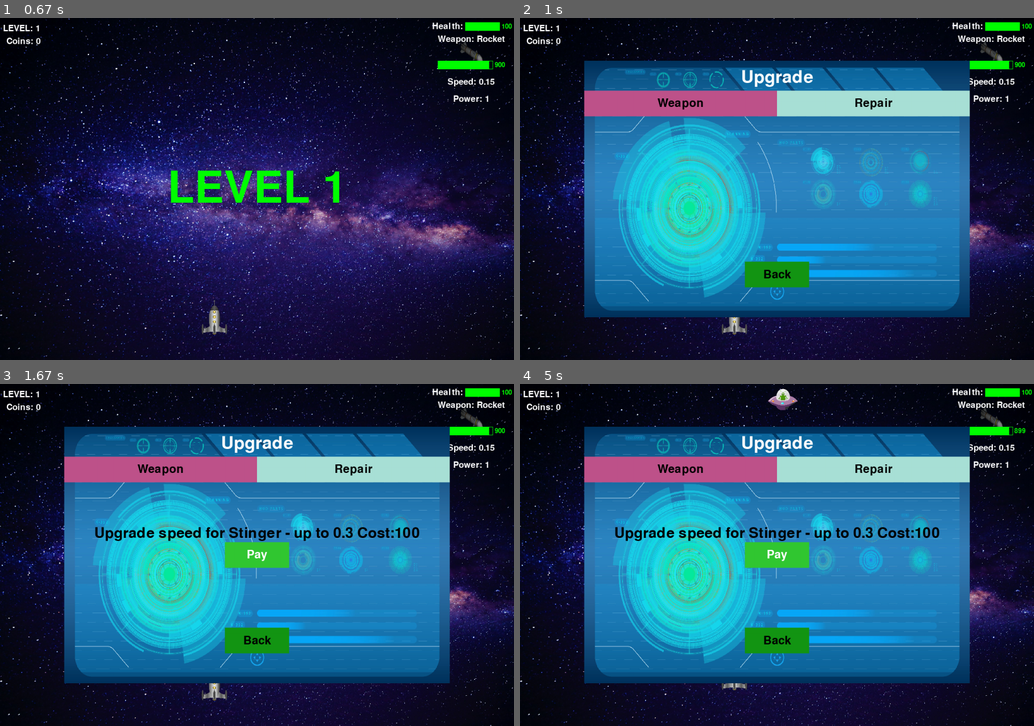
Above: before the commit, frames 1-4 (two rows, left to right).
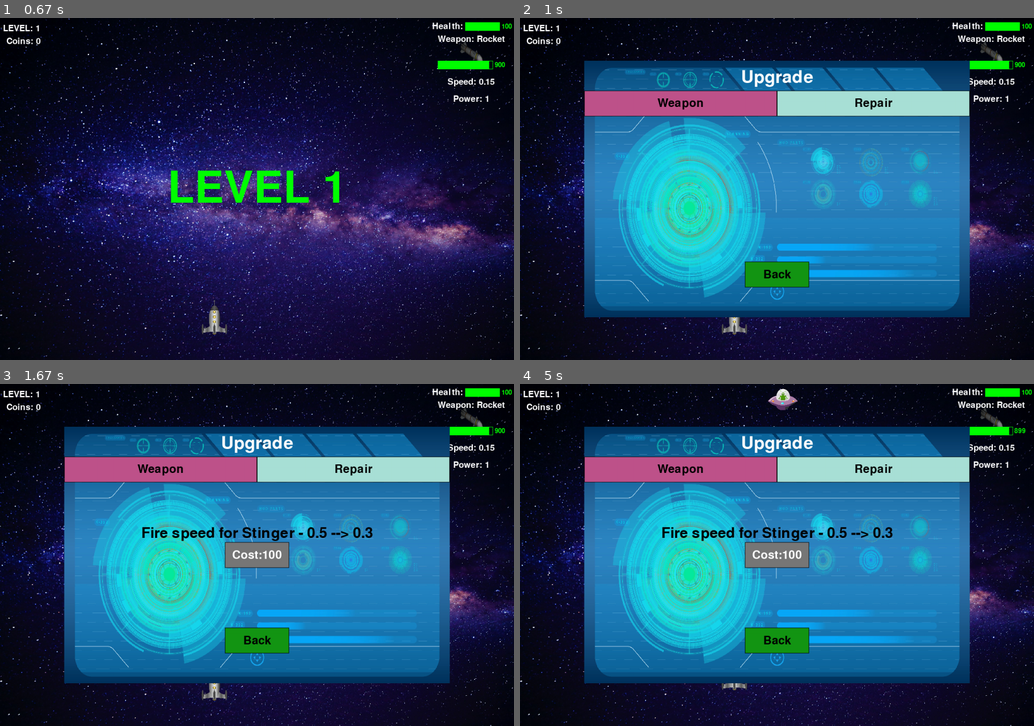
Above: after the commit, the same moments.

Repository: Pavel-Bylkov/shuter_pygame
Game: pygame game, started from game5.py
The game is run twice, just before and just after one commit, with the same random seed, the same clock (stepped at 60 frames per second) and the same inputs.
Inputs (mouse positions are in pixels of both pictures, inside the frame that each line leads up to):
- Up to frame 1 (0.67 s): hold Up from 0.33 s (still down)
- Up to frame 2 (1 s): release Up at 0.8 s; tap U at 0.83 s
- Up to frame 3 (1.67 s): click "Weapon" at 1.22 s; click (257, 555) at 1.55 s, where only the run after the commit has a clickable "Cost:100"
- Up to frame 4 (5 s): click "Repair" at 1.88 s; click "Weapon" at 2.22 s; hold Down 2.5-2.97 s; click "Repair" at 3.05 s; click "Weapon" at 3.38 s; tap one key every 0.33 s from 3.67 s: Esc Space W U

Frame 1 is identical in both runs. In frame 2, 0.7% of the frame differs, in the area x 12-88%, y 21-79%; in frame 3, 2.8%; in frame 4, 2.8%.

Commit message:
add homework

Diff:
--- a/HomeTasks.txt
+++ b/HomeTasks.txt
@@ -0,0 +1,156 @@
+9811501149@bk.ru - можно прислать на проверку.
+
+1.
+"""Реализовать открытие окна с настройками ширины, высоты,
+заголовка. Создать экземпляр класса clock и добавить
+количество кадров в цикл, отследить события происходящие
+на дисплее с помощью цикла for."""
+
+2.
+"""Сделать так, чтобы фон заливался каждый кадр рандомным
+ цветом"""
+
+3.
+"""Создать дисплей и на нём с помощью модуля pygame.draw_
+нарисовать картинку из геометрических фигур. Создать округлую
+зелёную  землю с помощью арки. С помощью прямоугольника и
+треугольника нарисовать дом. Добавьте окружность для создания
+солнца и окон домов. Лучики и перегородки окон можно сделать
+ с помощью линий """
+
+4.
+"""
+Написать функцию, принимающую два значения x и y, которая
+заполняет две диагонали экрaна кругами выбранного цвета,
+на каждому круге отрисовать глаза и улыбку.
+"""
+
+5.
+"""Создать поверхность. Реализовать отдельный класс Sprite,
+в котором в def__init__ будет происходить загрузка изображения
+спрайта и создание нужный полей для движения, и с методами
+update(для управления персонажа) и draw(для его отрисовки).
+Найти в интернете изображение персонажа(или использовать моего),
+добавить его на дисплей. Реализовать управление по стрелкам
+или кнопкам WASD. Добавить фоновую картинку."""
+
+6.
+"""Реализовать доп. класс Item с теми же полями и методами что и
+Sprite.  Найти в интернете изображение доп. спрайта(или использовать
+мое яблоко), добавить его на дисплей. Реализовать бесконечное
+движение спрайта по экрану с отскоком от стен. При соударении
+со стеной, увеличивать его скорость на рандомное значение в
+диапазоне от 1 до 5."""
+
+7.
+"""Создать поверхность. Реализовать класс основного спрайта
+наследованного от pg.sprite.Sprite и класс добавочного спрайта
+тоже от pg.sprite.Sprite. Добавочный спрайт объединить в группу
+из 15ти элементов. В случае если происходит коллизия между
+основным спрайтом и группой, уничтожать элемент группы, в
+консоль выводить текущий счёт."""
+
+8.
+"""Создать поверхность. Реализовать объект класса Rect основного
+квадрата и объекты класса Rect добавочных 15ти квадратов.
+Вывести всё на экран. В случае если происходит коллизия между
+основным квадратом и добавочными, удалить добавочный, а в консоль
+выводить текущий счёт."""
+
+9.
+"""Создать поверхность. Создать анимацию спрайта из отдельных картинок.
+Добавить в игру дополнительные спрайты с анимацией(крутящиеся монетки).
+Реализовать коллизию между ними и вывести счёт в терминал."""
+
+10.
+"""Создать поверхность. Создать анимацию спрайта из одного листа со
+спрайтом. Добавить в игру дополнительные спрайты с анимацией
+(крутящиеся монетки). Реализовать коллизию между ними и вывести
+счёт в терминал."""
+
+11.
+"""Создать поверхность. Создать пространство, с гравитацией.
+Сделать лабиринт из статических линий, для динамического шарика.
+Шарик создается в месте, где нажимается левая кнопка мыши.
+После лабиринта шарик попадает в корзину, сделанную также из
+статических линий. Массу и размер выбрать произвольно."""
+
+12.
+"""Создать поверхность. Создать пространство, с гравитацией.
+Сделать 4 двигающихся кинематических платформы из линий.
+Расположить их друг под другом. У каждой платформы своя скорость
+движения, от левого края экрана до правого. Создать динамический
+шарик. Шарик создается в месте, где нажимается левая кнопка мыши.
+Внизу экрана реализовать статическую линию на всю длину дисплея.
+На линии выложить ряд из динамических прямоугольников. Массу и
+размер выбрать произвольно."""
+
+13.
+"""Добавить несколько мелодий, реализовать переключение между
+ними по клавишам на numpade. Реализовать управление мелодией
+по кнопкам на клавиатуре. Добавить кнопки увеличения громкости
+по клавишам влево и вправо."""
+
+14.
+"""Создать слайдер для установки значения музыки, вывести
+его на экран."""
+
+15.
+"""Реализовать меню. Оно должно появляться при старте игры и при
+нажатии кнопки escape по время игры. На нём три кнопки:
+start(resume),setting,exit. Все три кнопки должны быть кликабельными.
+При нажатии на start(resume) запускается игра, при нажатии на
+setting появляется меню с настройками, в нём реализовать слайдер
+volume и кнопку back для выхода назад в менюшку. При нажатии на
+exit в основном меню вы должны выходить из игры."""
+
+16.
+"""
+Реализовать в окне setting ещё одну кнопку score, при нажатии на
+которое мы попадаем в новое окошко, где написан текущий счёт.
+В этом же окне реализовать кнопку back, для перехода назад.
+"""
+
+17.
+"""При старте игры реализовать меню с текстовым полем и вводом
+своего имени и кнопкой "ok". При нажатии enter и кнопки ok вы
+должны переходить в следующее меню. На нём реализовать кнопку
+start(старт игры), setting(переход в меню, где находится настройка
+звука),  scoreboard(при нажатии будет выводить 10 лучших результатов),
+exit(выход из игры). При нажатии на крестик или кнопку exit записать
+текущий счёт в созданный текстовый файлик на компьютере."""
+
+18.
+"""Добавьте в вашем проекте ночной режим с темным слоем-маской,
+который будет показываться при нажатии кнопки n. Добавьте
+дополнительный слой-маску с красным слоем-маской, который будет
+показываться при нажатии кнопки r."""
+
+19.
+"""Ночью реализовать режим погони. Добавить луч света, который
+движется по экрану по определенному алгоритму. В случае коллизии
+между лучом и персонажем, должна звучат музыка погони, луч следовать
+за персонажем, и мигать красные лучи в уголках карты. Счёт при
+этом должен сбрасываться (стать равным нулю), и на весь экран
+выведете надпись "вы арестованы"."""
+
+20.
+"""Добавить систему частиц в свой проект. При сборе спрайта,
+он должен взрываться(из него должна вылетать) одна частица.
+Добавить спрайт об который можно удариться. При коллизии с
+ним происходит потеря некоторого количества монет. Потеря
+должна сопровождаться вылетом частиц в количестве потерянных
+монет. Также при коллизии спрайт уничтожается и проигрывается
+звук потери. """
+
+21.
+"""
+В режиме погони, когда вас нашёл фонарик, сделать так чтобы
+за персонажем вылетала вереница красных частиц. Сделайте их
+выпуск из точки за персонажем. При окончании режима погони,
+частицы должны убираться."""
+
+22.
+"""Преобразовать текущую игру в один исполняемый exe файл.
+Добавить все необходимые файлы, изменить название файла,
+его иконку, убрать вывод консоли при запуске."""
--- a/game5.py
+++ b/game5.py
@@ -41,7 +41,7 @@
     weapon_names = ("Rocket", "Stinger")
     sound = {
         weapon_names[0]: "sounds/laser2.wav", weapon_names[1]: "sounds/laser4.wav",
-        "lose": "Sound/point.wav", "bum": "sounds/boom.mp3",
+        "lose": "Sound/point.wav", "bum": "sounds/explosion1.wav",
         "change_level": "sounds/upgrade1.wav", "pay": "sounds/cost.mp3",
         "win": "sounds/money.mp3", "gameover": "sounds/gameover1.wav"}
     FPS = 20
@@ -621,6 +621,7 @@
         if self.active:
             if self.image is None:
                 pg.draw.rect(win, self.fill, self.rect)
+                pg.draw.rect(win, (0, 0, 0), self.rect, 1)
             else:
                 win.blit(self.image, self.rect)
             self.text.reset(win)
@@ -631,13 +632,15 @@
                 if event.type == pg.MOUSEBUTTONDOWN:
                     if event.button == 1 and self.rect.collidepoint(*event.pos):
                         if self.attr is None:
-                            self.on_click()
+                            result = self.on_click()
                         elif isinstance(self.attr, list):
-                            self.on_click(*self.attr)
+                            result = self.on_click(*self.attr)
                         elif isinstance(self.attr, dict):
-                            self.on_click(**self.attr)
+                            result = self.on_click(**self.attr)
                         else:
-                            self.on_click(self.attr)
+                            result = self.on_click(self.attr)
+                        if result is not None and not result:
+                            self.fill = (120, 120, 120)
 
 
 class Menu:
@@ -919,12 +922,12 @@
                    text_color=Color.WHITE, fill=(50, 200, 50)))
         # menu upgrades
         self.upgrade_menu.add_widget_to(
-            Text(text="Upgrade speed for Stinger - up to 0.3 Cost:100",
+            Text(text=f"Fire speed for {Conf.weapon_names[1]} - 0.5 --> 0.3",
                  x=self.upgrade_menu.rect.centerx,
                  y=self.upgrade_menu.rect.centery - 50, color=Color.BLACK), id=0)
         self.upgrade_menu.add_widget_to(
             Button(pos=(Conf.win_width // 2, Conf.win_height // 2),
-                   size=(150, 60), text="Pay",
+                   size=(150, 60), text="Cost:100",
                    attr={"type_upgrades": "weapon",
                          "choices": "reload", "name": Conf.weapon_names[1],
                          "attr": 0.3, "cost": 100},
